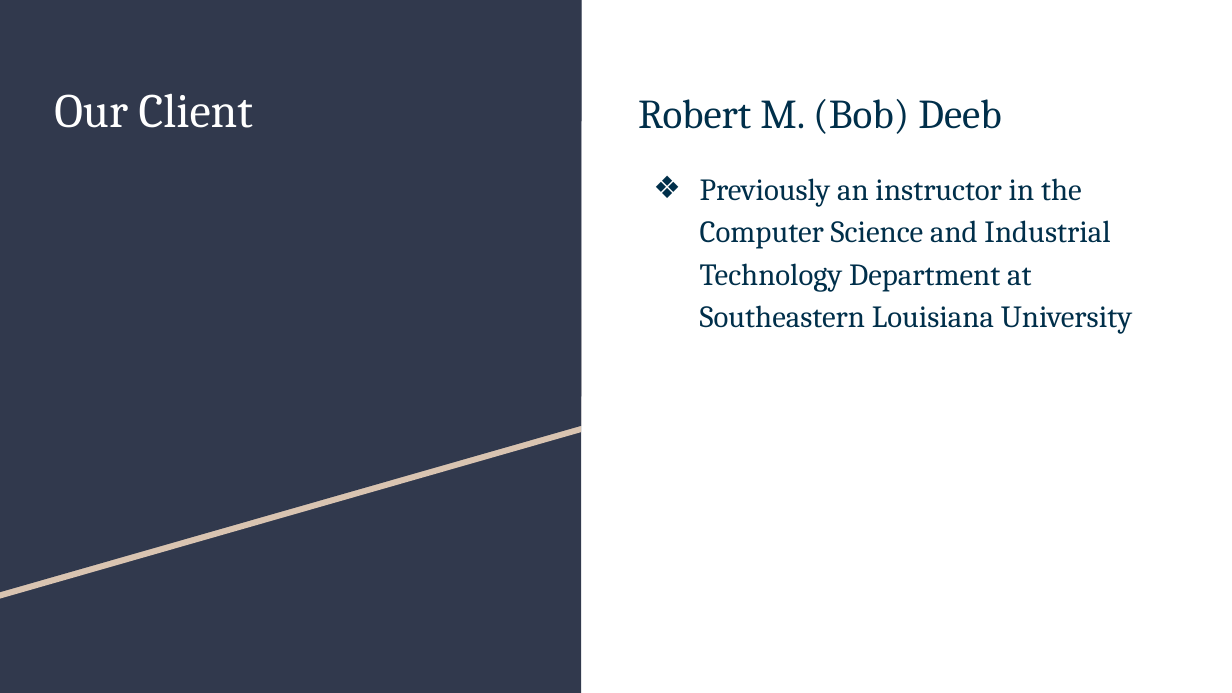
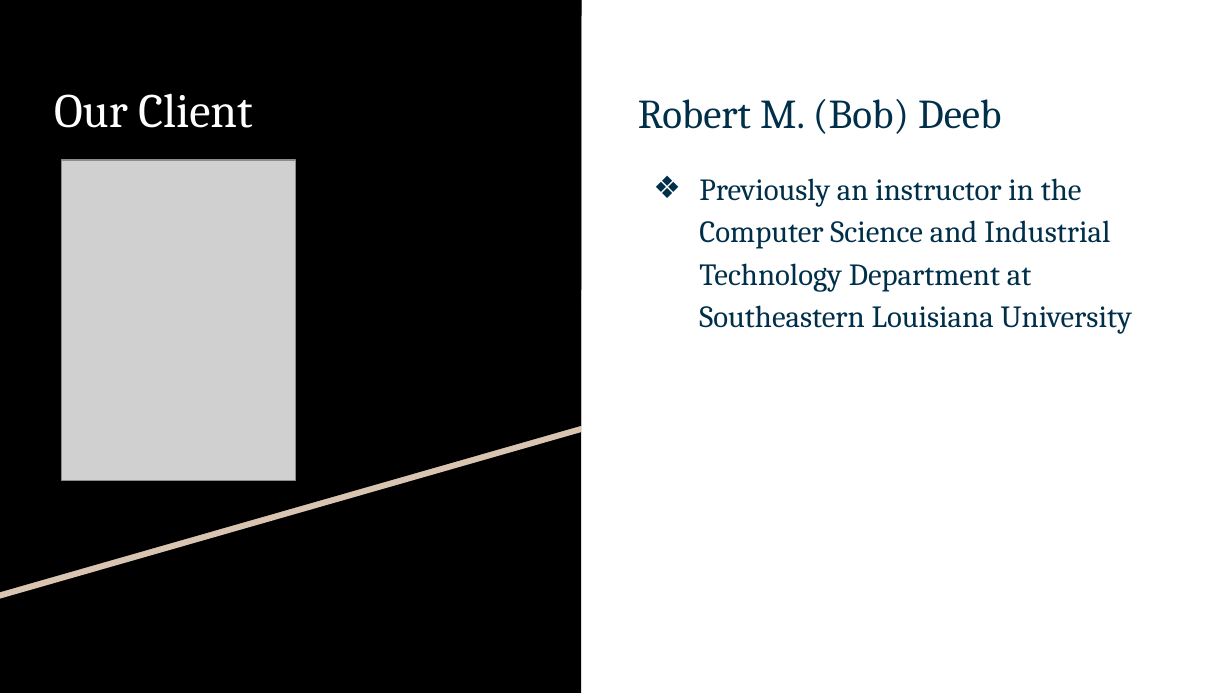
Before and after one commit to BlaineInsane/CMPS285-FALL2019, a slide deck: slide 3 of Documentation/Degree Progress Tracker Presentation.pptx. Drawn at 1232x693 pixels with LibreOffice and Linux fonts; fonts in the diff are those of the drawing; grey boxes stand for pictures. Boxes give left, top, right and bottom in pixels: in the first picture for what was removed or moved away, otherwise in the second. Text is boxed around its words. In the diff, an @@ line names an element or a change of style, - is before the commit and + after.

```diff
--- a/Documentation/Degree Progress Tracker Presentation.pptx
+++ b/Documentation/Degree Progress Tracker Presentation.pptx
@@ rectangle at <box>0,0,582,692</box>: fill #31394D to #000000 @@
@@ freeform shape at <box>0,0,582,593</box>: fill #31394D to #000000 @@
@@ picture added at <box>62,160,296,480</box> @@
```
Also in this commit, not shown: 6 other slides changed, 9 other files.
